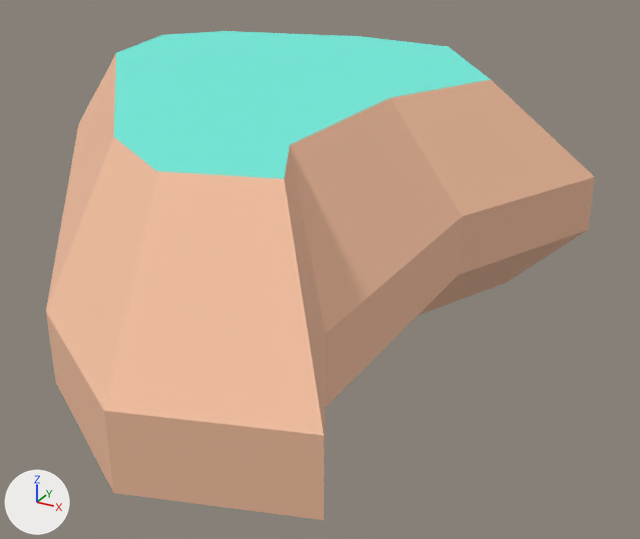
One commit to the glTF model samples/scenery/rock-large.glb: the scene before it, then after it.
The view is the same before and after, from a 50 mm lens placed at (1.31, -1.95, 1.04), pointed at (0.23, 0.01, 0.06). Every picture has the same lights, and +X, +Y and +Z are marked at lower left. The older version comes first. Where no turn or scale is listed for an object, it has been applied to the vertices.

In view in the first picture: 'rock_largeA'.
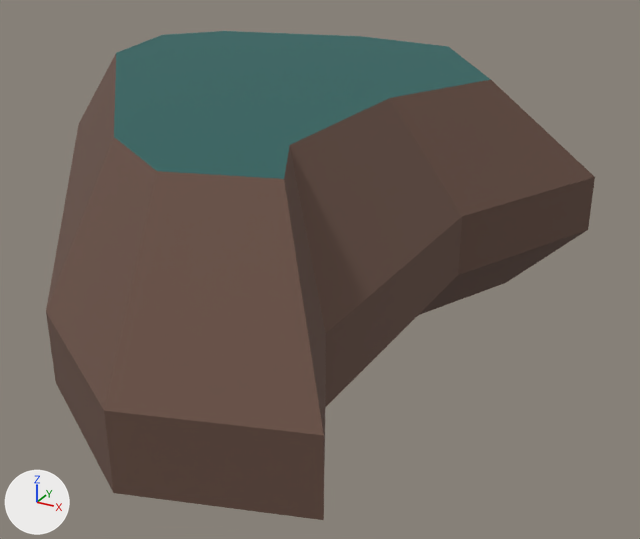
Location of each change, (x1, y1, x2, y2) in pixels of the pictures (640 x 539 px):
```json
{"object": "rock_largeA", "change": "recoloured", "before": [46, 31, 595, 520], "after": [46, 31, 595, 520], "on screen": "beige to brown"}
```

The change, as JSON lines over the scene's bpy script:
```json
{"op": "set", "path": "mat_dirt.base_color", "old": "(0.886, 0.514, 0.341)", "new": "(0.133, 0.0745, 0.0546)", "note": "beige #f2be9e -> brown #664d42"}
{"op": "set", "path": "mat_grass.base_color", "old": "(0.173, 0.847, 0.722)", "new": "(0.0259, 0.123, 0.115)", "note": "cyan #73eddd -> dark cyan #2d625f"}
```
